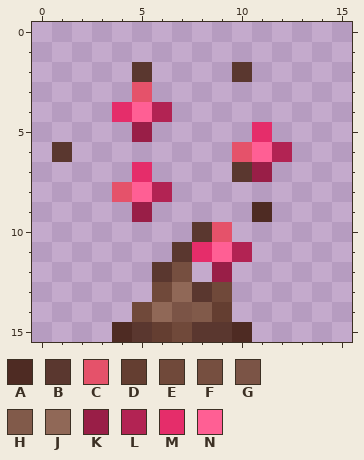
A pixel-art sprite gets an edit: oresources/biomesoplenty/textures/blocks/berrybush_berry.png. The picture above was drawn from the file before the commit.
The file is 16x16 pixels. Colours within 5 levels of each other are drawn and written as one.
Palette (. is transparent): A #4e2b23  B #5a372f  C #e5526a  D #643e31  E #70493a  F #764f40  G #7b5446  H #815a4a  J #906857  K #991e47  L #b22353  M #e52d6a  N #ff5f94
And afterwards:
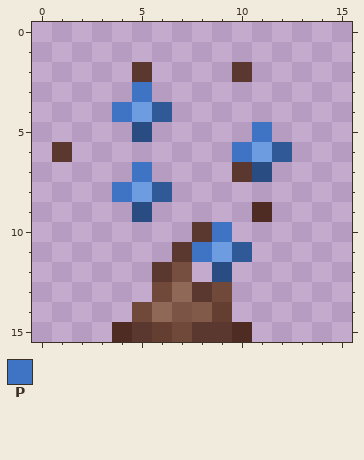
Colours new in this view: P #3f73c3
From old to new:
@@ palette @@
-K #991e47
+K #294d82
-L #b22353
+L #305a97
-N #ff5f94
+N #6e9ce1
@@ x 0..15 @@
  2 .....B....B.....
- 3 .....C..........
- 4 ....MNL.........
- 5 .....K.....M....
- 6 .B........CNL...
- 7 .....M....BK....
- 8 ....CNL.........
+ 3 .....P..........
+ 4 ....PNL.........
+ 5 .....K.....P....
+ 6 .B........PNL...
+ 7 .....P....BK....
+ 8 ....PNL.........
  9 .....K.....A....
-10 ........BC......
-11 .......BMNL.....
+10 ........BP......
+11 .......BPNL.....
 12 ......BF.K......
Pixel boxes of the changes (left, top, right, bottom) in both pictures:
changed: (112, 82, 292, 282)
